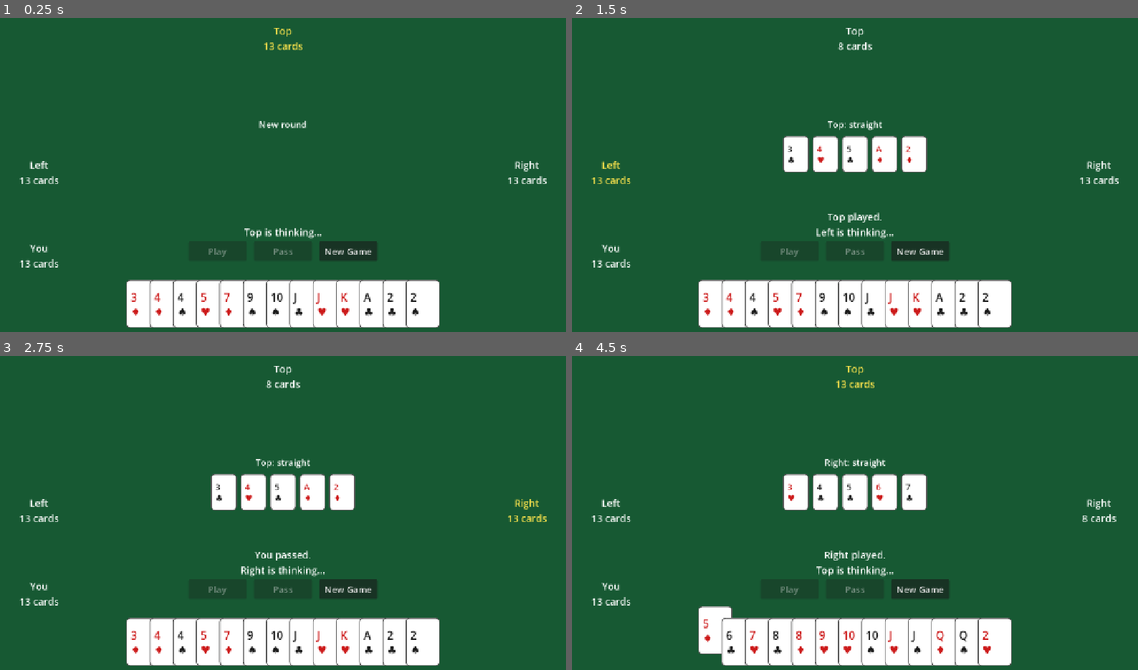
Above: before the commit, frames 1-4 (two rows, left to right).
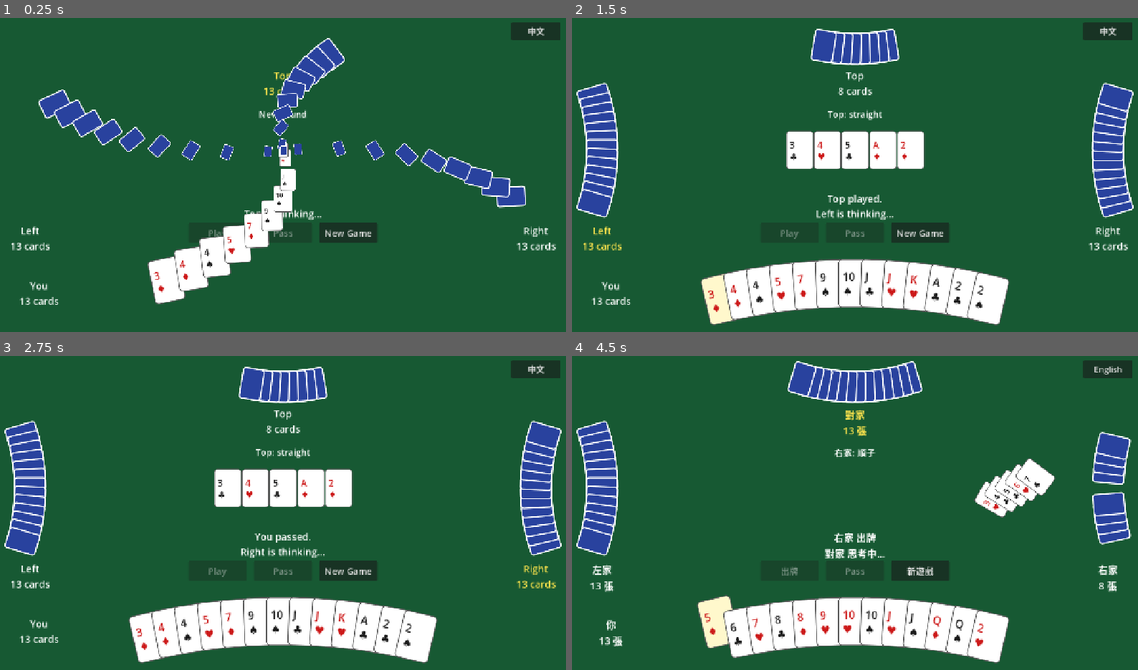
Above: after the commit, the same moments.

Repository: adenwu/PokerGame
Game: Godot game, scene res://scenes/big_two/big_two_table.tscn
The game is run twice, just before and just after one commit, with the same random seed, the same clock (stepped at 60 frames per second) and the same inputs.
Inputs (mouse positions are in pixels of both pictures, inside the frame that each line leads up to):
- Up to frame 1 (0.25 s): no input
- Up to frame 2 (1.5 s): click "3 ♦" at 0.5 s; click "3 ♦" at 1.25 s
- Up to frame 3 (2.75 s): click "Pass" at 2 s
- Up to frame 4 (4.5 s): click (1109, 368) at 2.75 s, where only the run after the commit has a clickable "中文"; click "New Game" (after the commit: "新遊戲") at 3.5 s; click "5 ♦" at 4.25 s

The runs differ from the first frame. In frame 1, 19% of the frame differs, in the area x 2-99%, y 1-99%; in frame 2, 19%; in frame 3, 19%; in frame 4, 22%, in the area x 0-99%, y 1-99%.

Commit message:
Fan-shaped hands, play animations, zh-TW/English UI
Co-Authored-By: Claude Sonnet 5 <noreply@anthropic.com>

Diff:
--- /dev/null
+++ b/Godot/poker-game/core/i18n.gd
@@ -0,0 +1,98 @@
+class_name I18n
+extends RefCounted
+## Minimal two-language text lookup (Traditional Chinese / English).
+## Use I18n.t("key") for plain text, or I18n.t("key") % [args] for templates.
+
+const SETTINGS_PATH := "user://settings.cfg"
+const DEFAULT_LOCALE := "en"
+
+const TEXTS := {
+	"en": {
+		"play": "Play",
+		"pass": "Pass",
+		"new_game": "New Game",
+		"language_button": "中文",
+		"seat_0": "You",
+		"seat_1": "Right",
+		"seat_2": "Top",
+		"seat_3": "Left",
+		"cards_left": "%d cards",
+		"new_round": "New round",
+		"act_played": "%s played.",
+		"act_passed": "%s passed.",
+		"act_illegal": "That is not a legal play.",
+		"act_dragon": "%s has a dragon (all 13 ranks)!",
+		"hint_lead": "Your turn: lead any combo.",
+		"hint_beat": "Your turn: beat it or pass.",
+		"thinking": "%s is thinking...",
+		"win_you": "You win!",
+		"win_other": "%s wins.",
+		"score": "Score: %s",
+		"type_0": "single",
+		"type_1": "pair",
+		"type_2": "straight",
+		"type_3": "flush",
+		"type_4": "full house",
+		"type_5": "four of a kind",
+		"type_6": "straight flush",
+	},
+	"zh_TW": {
+		"play": "出牌",
+		"pass": "Pass",
+		"new_game": "新遊戲",
+		"language_button": "English",
+		"seat_0": "你",
+		"seat_1": "右家",
+		"seat_2": "對家",
+		"seat_3": "左家",
+		"cards_left": "%d 張",
+		"new_round": "新的一輪",
+		"act_played": "%s 出牌",
+		"act_passed": "%s Pass",
+		"act_illegal": "這樣出不合規則",
+		"act_dragon": "%s 拿到一條龍！",
+		"hint_lead": "輪到你：可以出任何牌型",
+		"hint_beat": "輪到你：壓過它或 Pass",
+		"thinking": "%s 思考中…",
+		"win_you": "你贏了！",
+		"win_other": "%s 獲勝",
+		"score": "得分：%s",
+		"type_0": "單張",
+		"type_1": "對子",
+		"type_2": "順子",
+		"type_3": "同花",
+		"type_4": "葫蘆",
+		"type_5": "鐵支",
+		"type_6": "同花順",
+	},
+}
+
+static var locale := ""
+
+
+static func t(key: String) -> String:
+	if locale.is_empty():
+		locale = _detect_locale()
+	return TEXTS[locale].get(key, key)
+
+
+static func toggle() -> void:
+	locale = "en" if current() == "zh_TW" else "zh_TW"
+	var config := ConfigFile.new()
+	config.set_value("ui", "locale", locale)
+	config.save(SETTINGS_PATH)
+
+
+static func current() -> String:
+	if locale.is_empty():
+		locale = _detect_locale()
+	return locale
+
+
+static func _detect_locale() -> String:
+	var config := ConfigFile.new()
+	if config.load(SETTINGS_PATH) == OK:
+		var saved: String = config.get_value("ui", "locale", "")
+		if TEXTS.has(saved):
+			return saved
+	return "zh_TW" if OS.get_locale_language() == "zh" else DEFAULT_LOCALE
--- a/Godot/poker-game/scenes/big_two/big_two_table.gd
+++ b/Godot/poker-game/scenes/big_two/big_two_table.gd
@@ -1,36 +1,56 @@
 extends Control
 ## Big Two table: you sit at the bottom, three computer players take turns
-## counterclockwise (right, top, left).
+## counterclockwise (right, top, left). Every hand is drawn as a fan of cards.
 
 const HUMAN := 0
 const PLAYER_COUNT := 4
-const PLAYER_NAMES: Array[String] = ["You", "Right", "Top", "Left"]
 const AI_DELAY := 0.9
+
 const CARD_SIZE := Vector2(76, 108)
-const SMALL_CARD_SIZE := Vector2(58, 82)
-const HAND_STEP := 52.0
-const SELECT_LIFT := 26.0
+const BACK_SIZE := Vector2(50, 72)
+const TABLE_SCALE := 0.8
+const TABLE_STEP := 62.0
+
+# Fan geometry: cards sit on a circle of `radius`; spacing is the arc length between cards.
+const HAND_RADIUS := 1300.0
+const HAND_SPACING := 50.0
+const OPPONENT_RADIUS := 420.0
+const OPPONENT_SPACING := 20.0
+const SELECT_LIFT := 34.0
+
+const MOVE_TIME := 0.25
+const FLY_TIME := 0.35
+const DEAL_STAGGER := 0.03
 const ACTIVE_COLOR := Color(1.0, 0.9, 0.3)
+
+# Direction each seat's cards face (toward the table center), in radians.
+const SEAT_FACING: Array[float] = [0.0, -PI / 2.0, PI, PI / 2.0]
 
 var game := BigTwoGame.new()
 var selected: Array[Card] = []
-var last_action := ""
+var last_action_key := ""
+var last_action_args: Array = []
 var run_id := 0  # bumped on every new game so a stale AI loop stops itself
+
+var hand_views: Dictionary = {}  # Card -> CardView, your hand
+var back_views: Array = []  # per seat: Array of CardBackView (index 0 unused)
+var table_views: Array = []  # cards currently shown in the middle
 
 var seat_labels: Array[Label] = []
 var last_play_label: Label
-var last_play_box: HBoxContainer
 var status_label: Label
 var button_row: HBoxContainer
 var play_button: Button
 var pass_button: Button
-var hand_area: Control
+var new_game_button: Button
+var language_button: Button
+var hand_layer: Control
+var table_layer: Control
 
 
 func _ready() -> void:
 	_build_ui()
-	resized.connect(_layout)
-	_layout()
+	resized.connect(_on_resized)
 	_start_game()
 
 
@@ -44,6 +64,7 @@
 		var label := Label.new()
 		label.horizontal_alignment = HORIZONTAL_ALIGNMENT_CENTER
 		label.add_theme_font_size_override("font_size", 22)
+		label.size = Vector2(150, 60)
 		add_child(label)
 		seat_labels.append(label)
 
@@ -51,11 +72,6 @@
 	last_play_label.horizontal_alignment = HORIZONTAL_ALIGNMENT_CENTER
 	last_play_label.add_theme_font_size_override("font_size", 20)
 	add_child(last_play_label)
-
-	last_play_box = HBoxContainer.new()
-	last_play_box.alignment = BoxContainer.ALIGNMENT_CENTER
-	last_play_box.add_theme_constant_override("separation", 8)
-	add_child(last_play_box)
 
 	status_label = Label.new()
 	status_label.horizontal_alignment = HORIZONTAL_ALIGNMENT_CENTER
@@ -67,17 +83,25 @@
 	button_row.alignment = BoxContainer.ALIGNMENT_CENTER
 	button_row.add_theme_constant_override("separation", 16)
 	add_child(button_row)
-	play_button = _make_button("Play", _on_play_pressed)
-	pass_button = _make_button("Pass", _on_pass_pressed)
-	_make_button("New Game", _start_game)
-
-	hand_area = Control.new()
-	add_child(hand_area)
-
-
-func _make_button(text: String, handler: Callable) -> Button:
+	play_button = _make_button(_on_play_pressed)
+	pass_button = _make_button(_on_pass_pressed)
+	new_game_button = _make_button(_start_game)
+
+	language_button = Button.new()
+	language_button.custom_minimum_size = Vector2(110, 40)
+	language_button.add_theme_font_size_override("font_size", 18)
+	language_button.pressed.connect(_on_language_pressed)
+	add_child(language_button)
+
+	hand_layer = Control.new()
+	add_child(hand_layer)
+	table_layer = Control.new()
+	table_layer.mouse_filter = Control.MOUSE_FILTER_IGNORE
+	add_child(table_layer)
+
+
+func _make_button(handler: Callable) -> Button:
 	var button := Button.new()
-	button.text = text
 	button.custom_minimum_size = Vector2(130, 44)
 	button.add_theme_font_size_override("font_size", 20)
 	button.pressed.connect(handler)
@@ -85,43 +109,154 @@
 	return button
 
 
-func _layout() -> void:
-	var hand_top := size.y - CARD_SIZE.y - SELECT_LIFT - 20.0
-	hand_area.position = Vector2(0, hand_top)
-	hand_area.size = Vector2(size.x, CARD_SIZE.y + SELECT_LIFT)
-
-	button_row.position = Vector2(0, hand_top - 60.0)
+# --- Layout -----------------------------------------------------------------
+
+func _seat_anchor(seat: int) -> Vector2:
+	match seat:
+		1:
+			return Vector2(size.x - 75.0, size.y * 0.42)
+		2:
+			return Vector2(size.x * 0.5, 75.0)
+		3:
+			return Vector2(75.0, size.y * 0.42)
+	return Vector2(size.x * 0.5, size.y - 120.0)
+
+
+func _table_center() -> Vector2:
+	return Vector2(size.x * 0.5, size.y * 0.42)
+
+
+## Center point and rotation of card `index` in a seat's fan of `count` cards.
+func _fan_pose(seat: int, index: int, count: int) -> Array:
+	var radius := HAND_RADIUS if seat == HUMAN else OPPONENT_RADIUS
+	var spacing := HAND_SPACING if seat == HUMAN else OPPONENT_SPACING
+	var facing := SEAT_FACING[seat]
+	var angle := facing + (index - (count - 1) * 0.5) * spacing / radius
+	var pivot := _seat_anchor(seat) - Vector2.UP.rotated(facing) * radius
+	return [pivot + Vector2.UP.rotated(angle) * radius, angle]
+
+
+func _on_resized() -> void:
+	_layout_static()
+	_layout_hand(0.0)
+	for seat in range(1, PLAYER_COUNT):
+		_layout_backs(seat, 0.0)
+	_layout_table(0.0)
+
+
+func _layout_static() -> void:
+	button_row.position = Vector2(0, size.y - 255.0)
 	button_row.size = Vector2(size.x, 44)
-	status_label.position = Vector2(size.x * 0.15, hand_top - 130.0)
+	status_label.position = Vector2(size.x * 0.15, size.y - 325.0)
 	status_label.size = Vector2(size.x * 0.7, 60)
-
-	last_play_label.position = Vector2(200, size.y * 0.5 - 130.0)
+	last_play_label.position = Vector2(200, _table_center().y - 95.0)
 	last_play_label.size = Vector2(size.x - 400.0, 30)
-	last_play_box.position = Vector2(200, size.y * 0.5 - 90.0)
-	last_play_box.size = Vector2(size.x - 400.0, SMALL_CARD_SIZE.y)
-
-	# Turn order goes counterclockwise: 1 = right, 2 = top, 3 = left.
-	seat_labels[1].position = Vector2(size.x - 170.0, size.y * 0.5 - 40.0)
-	seat_labels[2].position = Vector2(size.x * 0.5 - 75.0, 20.0)
-	seat_labels[3].position = Vector2(20.0, size.y * 0.5 - 40.0)
-	for i in range(1, PLAYER_COUNT):
-		seat_labels[i].size = Vector2(150, 60)
-	seat_labels[HUMAN].position = Vector2(20.0, hand_top - 60.0)
-	seat_labels[HUMAN].size = Vector2(150, 40)
-
-	if not game.hands.is_empty():
-		_refresh_hand()
-
+	language_button.position = Vector2(size.x - 130.0, 16)
+
+	seat_labels[0].position = Vector2(20.0, size.y - 130.0)
+	seat_labels[1].position = _seat_anchor(1) + Vector2(-75.0, 165.0)
+	seat_labels[2].position = _seat_anchor(2) + Vector2(-75.0, 45.0)
+	seat_labels[3].position = _seat_anchor(3) + Vector2(-75.0, 165.0)
+
+
+func _layout_hand(duration: float, stagger: float = 0.0) -> void:
+	var cards: Array[Card] = []
+	cards.assign(hand_views.keys())
+	cards.sort_custom(func(a: Card, b: Card) -> bool: return BigTwoCombo.strength(a) < BigTwoCombo.strength(b))
+	for i in cards.size():
+		var pose := _fan_pose(HUMAN, i, cards.size())
+		var center: Vector2 = pose[0]
+		var rotation_angle: float = pose[1]
+		if selected.has(cards[i]):
+			# A picked-up card slides outward along the fan, away from the pivot.
+			center += Vector2.UP.rotated(rotation_angle) * SELECT_LIFT
+		var view: Control = hand_views[cards[i]]
+		hand_layer.move_child(view, i)
+		_move(view, center, rotation_angle, Vector2.ONE, duration, i * stagger)
+
+
+func _layout_backs(seat: int, duration: float, stagger: float = 0.0) -> void:
+	var backs: Array = back_views[seat]
+	for i in backs.size():
+		var pose := _fan_pose(seat, i, backs.size())
+		_move(backs[i], pose[0], pose[1], Vector2.ONE, duration, i * stagger)
+
+
+func _layout_table(duration: float) -> void:
+	for i in table_views.size():
+		var offset := (i - (table_views.size() - 1) * 0.5) * TABLE_STEP
+		_move(table_views[i], _table_center() + Vector2(offset, 0.0), 0.0, Vector2.ONE * TABLE_SCALE, duration)
+
+
+## Tweens a card so its center lands on `center` (duration 0 snaps instantly).
+func _move(node: Control, center: Vector2, target_rotation: float, target_scale: Vector2, duration: float, delay: float = 0.0) -> void:
+	if node.has_meta("tween"):
+		var old: Tween = node.get_meta("tween")
+		if old.is_valid():
+			old.kill()
+	var target_position := center - node.size * 0.5
+	if duration <= 0.0:
+		node.position = target_position
+		node.rotation = target_rotation
+		node.scale = target_scale
+		return
+	var tween := create_tween().set_parallel(true).set_trans(Tween.TRANS_CUBIC).set_ease(Tween.EASE_OUT)
+	tween.tween_property(node, "position", target_position, duration).set_delay(delay)
+	tween.tween_property(node, "rotation", target_rotation, duration).set_delay(delay)
+	tween.tween_property(node, "scale", target_scale, duration).set_delay(delay)
+	node.set_meta("tween", tween)
+
+
+# --- Game flow --------------------------------------------------------------
 
 func _start_game() -> void:
 	run_id += 1
 	selected.clear()
-	last_action = ""
+	_set_action("")
 	game.start(PLAYER_COUNT)
 	if game.is_over():
-		last_action = "%s has a dragon (all 13 ranks)!" % PLAYER_NAMES[game.winner]
+		_set_action("act_dragon", [I18n.t("seat_%d" % game.winner)])
+
+	_clear_all_cards()
+	_layout_static()
+	_deal_animation()
 	_refresh()
 	_run_ai_turns()
+
+
+func _clear_all_cards() -> void:
+	for layer in [hand_layer, table_layer]:
+		for child in layer.get_children():
+			child.queue_free()
+	hand_views.clear()
+	table_views.clear()
+	back_views.clear()
+	back_views.append([])
+	for seat in range(1, PLAYER_COUNT):
+		var backs: Array = []
+		back_views.append(backs)
+
+
+## Creates every hand at the middle of the table, then fans it out to each seat.
+func _deal_animation() -> void:
+	var from_center := _table_center()
+	for card in game.hand_of(HUMAN):
+		var view := CardView.new()
+		view.setup(card, CARD_SIZE)
+		view.pressed.connect(_on_card_pressed.bind(card))
+		hand_layer.add_child(view)
+		hand_views[card] = view
+		_move(view, from_center, 0.0, Vector2.ONE * 0.3, 0.0)
+	_layout_hand(0.5, DEAL_STAGGER)
+
+	for seat in range(1, PLAYER_COUNT):
+		for i in game.hand_of(seat).size():
+			var back := CardBackView.new()
+			back.setup(BACK_SIZE)
+			hand_layer.add_child(back)
+			back_views[seat].append(back)
+			_move(back, from_center, 0.0, Vector2.ONE * 0.3, 0.0)
+		_layout_backs(seat, 0.5, DEAL_STAGGER)
 
 
 func _on_card_pressed(card: Card) -> void:
@@ -129,27 +264,45 @@
 		selected.erase(card)
 	else:
 		selected.append(card)
-	_refresh_hand()
+	_layout_hand(MOVE_TIME * 0.6)
 	_refresh_controls()
 
 
 func _on_play_pressed() -> void:
 	if not game.play(HUMAN, selected):
-		last_action = "That is not a legal play."
+		_set_action("act_illegal")
 		_refresh_controls()
 		return
-	last_action = "You played."
+
+	# game.last_combo.cards is sorted, so the cards land on the table in order.
+	var views: Array = []
+	for card in game.last_combo.cards:
+		var view: CardView = hand_views[card]
+		hand_views.erase(card)
+		view.mouse_filter = Control.MOUSE_FILTER_IGNORE
+		views.append(view)
 	selected.clear()
+	_place_on_table(views)
+	_layout_hand(MOVE_TIME)
+
+	_set_action("act_played", [I18n.t("seat_%d" % HUMAN)])
 	_refresh()
 	_run_ai_turns()
 
 
 func _on_pass_pressed() -> void:
 	if game.pass_turn(HUMAN):
+		# Picked-up cards drop back into the fan.
 		selected.clear()
-		last_action = "You passed."
+		_layout_hand(MOVE_TIME)
+		_set_action("act_passed", [I18n.t("seat_%d" % HUMAN)])
 		_refresh()
 		_run_ai_turns()
+
+
+func _on_language_pressed() -> void:
+	I18n.toggle()
+	_refresh()
 
 
 func _run_ai_turns() -> void:
@@ -161,76 +314,108 @@
 			return
 		var player := game.current_player
 		var cards := BigTwoAI.choose_play(game, player)
+		var seat_name := I18n.t("seat_%d" % player)
 		if cards.is_empty():
 			game.pass_turn(player)
-			last_action = "%s passed." % PLAYER_NAMES[player]
+			_set_action("act_passed", [seat_name])
 		else:
 			game.play(player, cards)
-			last_action = "%s played." % PLAYER_NAMES[player]
+			_ai_play_animation(player, game.last_combo.cards)
+			_set_action("act_played", [seat_name])
 		_refresh()
 
 
+## Turns the computer player's face-down cards into the played cards and flies them to the table.
+func _ai_play_animation(seat: int, played: Array[Card]) -> void:
+	var backs: Array = back_views[seat]
+	var views: Array = []
+	var start := (backs.size() - played.size()) >> 1  # the cards come out of the middle of the fan
+	for card in played:
+		var back: Control = backs[start]
+		backs.remove_at(start)
+
+		var view := CardView.new()
+		view.setup(card, CARD_SIZE)
+		view.mouse_filter = Control.MOUSE_FILTER_IGNORE
+		table_layer.add_child(view)
+		var back_center := back.position + back.size * 0.5
+		_move(view, back_center, back.rotation, Vector2.ONE * (BACK_SIZE.x / CARD_SIZE.x), 0.0)
+		back.queue_free()
+		views.append(view)
+	_place_on_table(views)
+	_layout_backs(seat, MOVE_TIME)
+
+
+func _place_on_table(views: Array) -> void:
+	_clear_table()
+	for view in views:
+		if view.get_parent() != table_layer:
+			view.reparent(table_layer)
+		table_views.append(view)
+	_layout_table(FLY_TIME)
+
+
+func _clear_table() -> void:
+	for view in table_views:
+		var tween := create_tween()
+		tween.tween_property(view, "modulate:a", 0.0, 0.3)
+		tween.tween_callback(view.queue_free)
+	table_views.clear()
+
+
+# --- Text and controls ------------------------------------------------------
+
+func _set_action(key: String, args: Array = []) -> void:
+	last_action_key = key
+	last_action_args = args
+
+
 func _refresh() -> void:
-	_refresh_hand()
 	_refresh_table()
 	_refresh_controls()
 
 
-func _refresh_hand() -> void:
-	for child in hand_area.get_children():
-		child.queue_free()
-	var sorted: Array[Card] = []
-	sorted.assign(game.hand_of(HUMAN))
-	sorted.sort_custom(func(a: Card, b: Card) -> bool: return BigTwoCombo.strength(a) < BigTwoCombo.strength(b))
-
-	var total_width := HAND_STEP * (sorted.size() - 1) + CARD_SIZE.x
-	var x := (size.x - total_width) * 0.5
-	for card in sorted:
-		var view := CardView.new()
-		view.setup(card, CARD_SIZE)
-		view.position = Vector2(x, 0.0 if selected.has(card) else SELECT_LIFT)
-		view.pressed.connect(_on_card_pressed.bind(card))
-		hand_area.add_child(view)
-		x += HAND_STEP
-
-
 func _refresh_table() -> void:
 	for i in PLAYER_COUNT:
-		seat_labels[i].text = "%s\n%d cards" % [PLAYER_NAMES[i], game.hand_of(i).size()]
+		var count_text := I18n.t("cards_left") % game.hand_of(i).size()
+		seat_labels[i].text = "%s\n%s" % [I18n.t("seat_%d" % i), count_text]
 		var active := i == game.current_player and not game.is_over()
 		seat_labels[i].add_theme_color_override("font_color", ACTIVE_COLOR if active else Color.WHITE)
 
-	for child in last_play_box.get_children():
-		child.queue_free()
 	if game.last_combo == null:
-		last_play_label.text = "New round"
+		last_play_label.text = I18n.t("new_round")
+		_clear_table()
 	else:
-		last_play_label.text = "%s: %s" % [PLAYER_NAMES[game.last_player], BigTwoCombo.TYPE_NAMES[game.last_combo.type]]
-		for card in game.last_combo.cards:
-			var view := CardView.new()
-			view.setup(card, SMALL_CARD_SIZE)
-			view.mouse_filter = Control.MOUSE_FILTER_IGNORE
-			last_play_box.add_child(view)
+		last_play_label.text = "%s: %s" % [I18n.t("seat_%d" % game.last_player), I18n.t("type_%d" % game.last_combo.type)]
 
 
 func _refresh_controls() -> void:
+	play_button.text = I18n.t("play")
+	pass_button.text = I18n.t("pass")
+	new_game_button.text = I18n.t("new_game")
+	language_button.text = I18n.t("language_button")
+
 	var my_turn := not game.is_over() and game.current_player == HUMAN
 	play_button.disabled = not my_turn or selected.is_empty()
 	pass_button.disabled = not my_turn or game.last_combo == null
 
+	var action := ""
+	if not last_action_key.is_empty():
+		action = I18n.t(last_action_key) % last_action_args if not last_action_args.is_empty() else I18n.t(last_action_key)
+	var second_line := ""
 	if game.is_over():
-		status_label.text = "%s\n%s" % [last_action, _result_text()]
+		second_line = _result_text()
 	elif my_turn:
-		var hint := "Your turn: lead any combo." if game.last_combo == null else "Your turn: beat it or pass."
-		status_label.text = "%s\n%s" % [last_action, hint]
+		second_line = I18n.t("hint_lead" if game.last_combo == null else "hint_beat")
 	else:
-		status_label.text = "%s\n%s is thinking..." % [last_action, PLAYER_NAMES[game.current_player]]
+		second_line = I18n.t("thinking") % I18n.t("seat_%d" % game.current_player)
+	status_label.text = "%s\n%s" % [action, second_line]
 
 
 func _result_text() -> String:
 	var scores := game.scores()
 	var parts: Array[String] = []
 	for i in PLAYER_COUNT:
-		parts.append("%s %+d" % [PLAYER_NAMES[i], scores[i]])
-	var headline := "You win!" if game.winner == HUMAN else "%s wins." % PLAYER_NAMES[game.winner]
-	return "%s  Score: %s" % [headline, "  ".join(parts)]
+		parts.append("%s %+d" % [I18n.t("seat_%d" % i), scores[i]])
+	var headline := I18n.t("win_you") if game.winner == HUMAN else I18n.t("win_other") % I18n.t("seat_%d" % game.winner)
+	return "%s  %s" % [headline, I18n.t("score") % "  ".join(parts)]
--- /dev/null
+++ b/Godot/poker-game/scenes/card_back_view.gd
@@ -0,0 +1,17 @@
+class_name CardBackView
+extends Panel
+## The back of a card, used for the computer players' hands.
+
+
+func setup(card_size: Vector2) -> void:
+	custom_minimum_size = card_size
+	size = card_size
+	pivot_offset = card_size * 0.5
+	mouse_filter = Control.MOUSE_FILTER_IGNORE
+
+	var style := StyleBoxFlat.new()
+	style.bg_color = Color(0.16, 0.26, 0.62)
+	style.set_corner_radius_all(6)
+	style.set_border_width_all(3)
+	style.border_color = Color.WHITE
+	add_theme_stylebox_override("panel", style)
--- a/Godot/poker-game/scenes/card_view.gd
+++ b/Godot/poker-game/scenes/card_view.gd
@@ -10,6 +10,7 @@
 func setup(card: Card, card_size: Vector2) -> void:
 	custom_minimum_size = card_size
 	size = card_size
+	pivot_offset = card_size * 0.5  # rotate and scale around the center
 	focus_mode = Control.FOCUS_NONE
 	alignment = HORIZONTAL_ALIGNMENT_LEFT  # overlapped hand cards only show their left edge
 	text = "%s\n%s" % [Card.RANK_NAMES[card.rank], SUIT_SYMBOLS[card.suit]]
--- a/Godot/poker-game/tests/test_big_two.gd
+++ b/Godot/poker-game/tests/test_big_two.gd
@@ -10,6 +10,7 @@
 	test_straight_order()
 	test_five_card_order()
 	test_rules()
+	test_translations()
 	test_simulated_games()
 	print("FAILED: %d" % failures if failures > 0 else "ALL PASSED")
 	quit(1 if failures > 0 else 0)
@@ -118,6 +119,17 @@
 	check(plays.size() == 2 and plays.all(func(c: BigTwoCombo) -> bool: return c.cards.size() == 1), "only bigger singles beat a single")
 
 
+func test_translations() -> void:
+	var english: Dictionary = I18n.TEXTS["en"]
+	var chinese: Dictionary = I18n.TEXTS["zh_TW"]
+	for key in english:
+		check(chinese.has(key), "zh_TW has translation for '%s'" % key)
+	for key in chinese:
+		check(english.has(key), "en has translation for '%s'" % key)
+	for type_index in BigTwoCombo.TYPE_NAMES.size():
+		check(english.has("type_%d" % type_index), "combo type %d is translated" % type_index)
+
+
 func test_simulated_games() -> void:
 	for seed_value in 60:
 		var rng := RandomNumberGenerator.new()
--- /dev/null
+++ b/Godot/poker-game/tests/test_table_scene.gd
@@ -0,0 +1,66 @@
+extends SceneTree
+## Plays the first turns of a real table scene (select, play, animate).
+## Run: godot --headless --path . --script tests/test_table_scene.gd
+
+var failures := 0
+
+
+func _initialize() -> void:
+	var table: Control = load("res://scenes/big_two/big_two_table.tscn").instantiate()
+	root.add_child(table)
+	await create_timer(1.0).timeout  # let the deal animation finish
+
+	check(table.hand_views.size() == table.game.hand_of(0).size(), "hand views match the hand")
+	for seat in range(1, 4):
+		check(table.back_views[seat].size() == table.game.hand_of(seat).size(), "seat %d has one back per card" % seat)
+
+	# Wait for the human's turn (computer players may lead first).
+	var waited := 0.0
+	while table.game.current_player != 0 and waited < 10.0:
+		await create_timer(0.2).timeout
+		waited += 0.2
+	check(table.game.current_player == 0, "human turn reached")
+
+	var plays := BigTwoRules.find_plays(table.game.hand_of(0), table.game.last_combo)
+	if plays.is_empty():
+		check(not table.pass_button.disabled or table.game.last_combo == null, "pass allowed when nothing can be played")
+		table._on_pass_pressed()
+	else:
+		var combo: BigTwoCombo = plays[0]
+		var hand_before: int = table.game.hand_of(0).size()
+		for card in combo.cards:
+			table._on_card_pressed(card)
+		await create_timer(0.4).timeout
+		var lifted := 0
+		for card in combo.cards:
+			var view: Control = table.hand_views[card]
+			if view.position.y < table.size.y - 200.0:
+				lifted += 1
+		check(lifted == combo.cards.size(), "picked-up cards moved (animation ran)")
+
+		table._on_play_pressed()
+		await create_timer(0.8).timeout
+		check(table.game.hand_of(0).size() == hand_before - combo.cards.size(), "cards left the hand")
+		check(table.hand_views.size() == table.game.hand_of(0).size(), "hand views updated")
+		check(table.table_views.size() >= combo.cards.size(), "cards are on the table")
+		for view in table.table_views:
+			var center: Vector2 = view.position + view.size * 0.5
+			check(center.distance_to(table._table_center()) < 300.0, "played card is near the table center")
+
+	# Let the computer players take a few turns, then switch language and start over.
+	await create_timer(3.0).timeout
+	I18n.toggle()
+	table._refresh()
+	check(not table.status_label.text.is_empty(), "status text present after language switch")
+	table._start_game()
+	await create_timer(0.8).timeout
+	check(table.hand_views.size() == table.game.hand_of(0).size(), "new game deals a fresh hand")
+
+	print("FAILED: %d" % failures if failures > 0 else "ALL PASSED")
+	quit(1 if failures > 0 else 0)
+
+
+func check(condition: bool, label: String) -> void:
+	if not condition:
+		failures += 1
+		print("FAIL: ", label)
Not shown, added: Godot/poker-game/core/i18n.gd.uid
Not shown, added: Godot/poker-game/scenes/card_back_view.gd.uid
